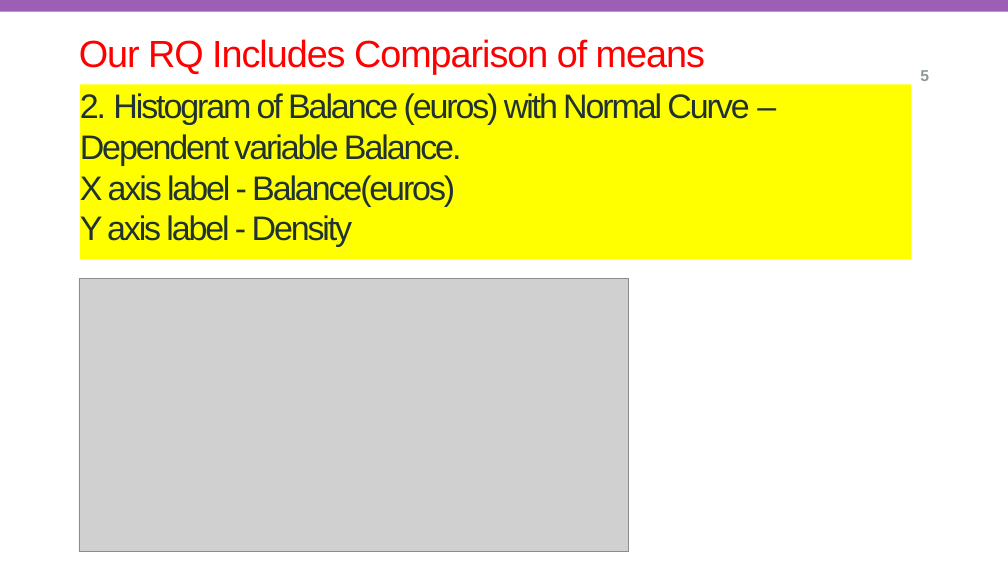
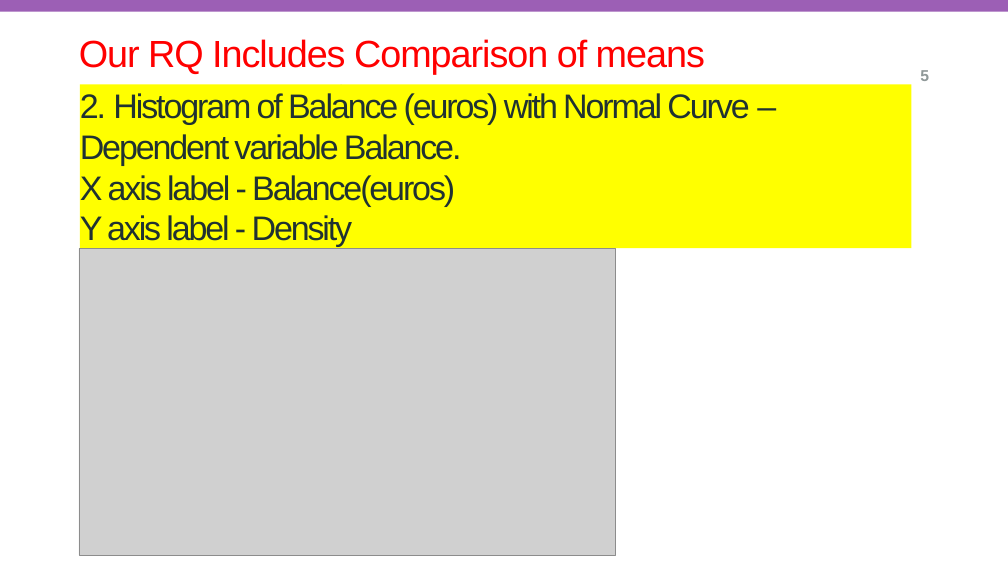
Before and after one commit to dgonnuri/7COM1079-A184-GroupProject, a slide deck: slide 5 of vis_and_analysis_Group_A184.pptx. Drawn at 1008x567 pixels with LibreOffice and Linux fonts; fonts in the diff are those of the drawing; grey boxes stand for pictures; background and template pictures are left out. Boxes give left, top, right and bottom in pixels: in the first picture for what was removed or moved away, otherwise in the second. Text is boxed around its words. In the diff, an @@ line names an element or a change of style, - is before the commit and + after.

```diff
--- a/vis_and_analysis_Group_A184.pptx
+++ b/vis_and_analysis_Group_A184.pptx
@@ title "2. Histogram of Balance (euros) ..." resized from (x1=80, y1=85, x2=912, y2=259) to (x1=80, y1=85, x2=912, y2=249) @@
@@ picture resized from (x1=79, y1=278, x2=628, y2=552) to (x1=79, y1=248, x2=615, y2=555) @@
```
